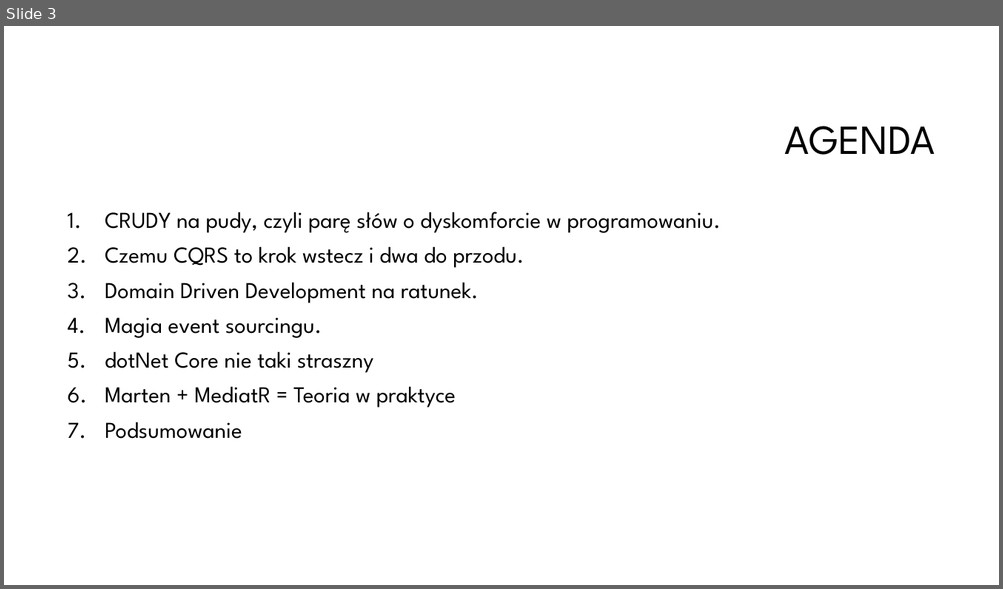
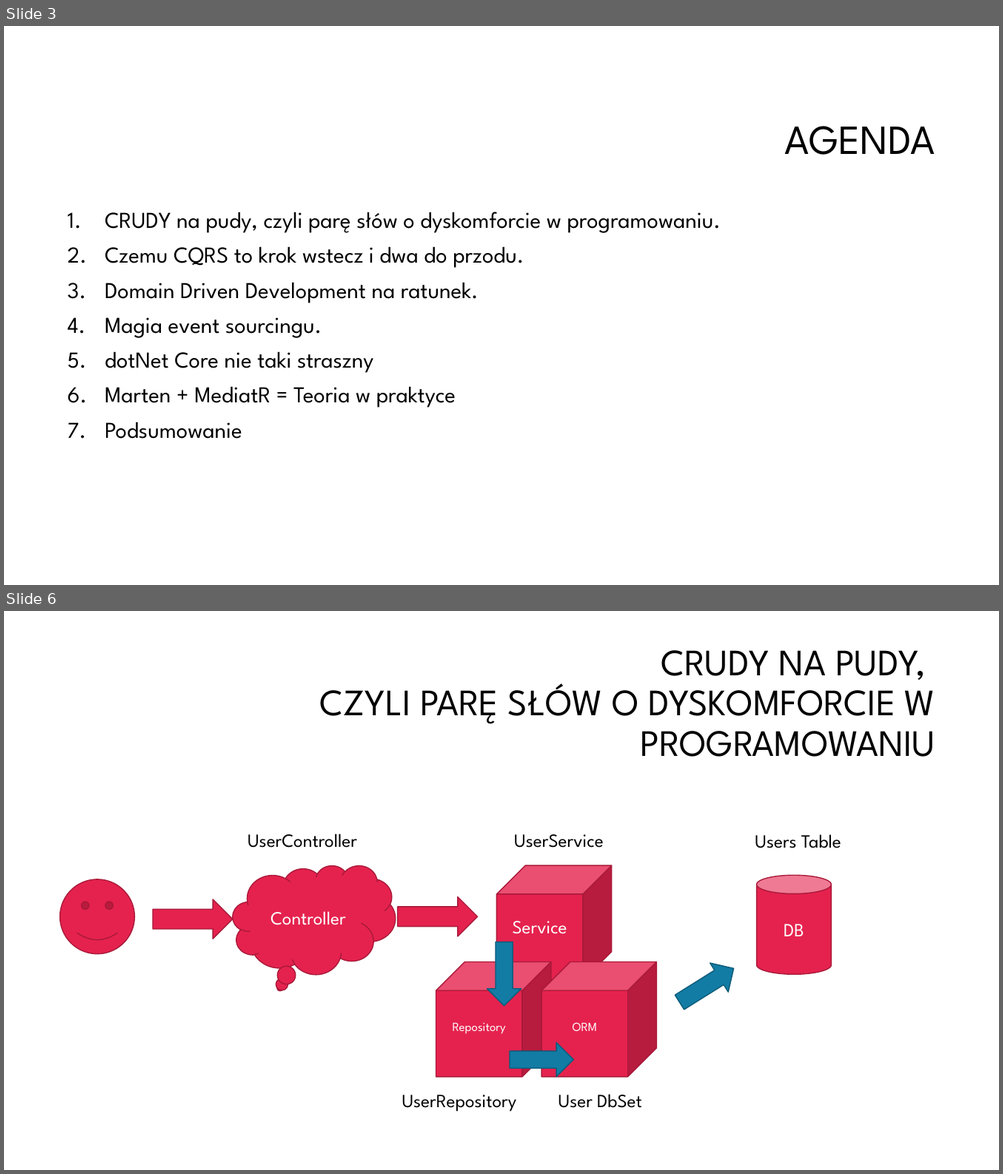
Before and after one commit to oskardudycz/EventSourcing.NetCore, a slide deck: Slides.pptx. Shown one above the other, each under a label of ours: slide 3 before the commit, slides 3 and 6 after it; the slides between them are not shown. The pictures are 1003x589 and 1003x1174 pixels, drawn with LibreOffice and Linux fonts; fonts in the diff are those of the drawing; background and template pictures are left out. Boxes give left, top, right and bottom in pixels: in the first picture for what was removed or moved away, otherwise in the second. Text is boxed around its words. In the diff, an @@ line names an element or a change of style, - is before the commit and + after.

```diff
--- a/Slides.pptx
+++ b/Slides.pptx
@@ slide 6 added at [4,611,999,1170], background #FFFFFF @@
@@ title added at [319,650,935,757], 36 pt, text #000000 @@
+CRUDY NA PUDY,
+CZYLI PARĘ SŁÓW O DYSKOMFORCIE W PROGRAMOWANIU
@@ text added at [247,834,357,848], 18 pt, text #000000 @@
+UserController
@@ text added at [514,834,603,848], 18 pt, text #000000 @@
+UserService
@@ text added at [754,834,841,849], 18 pt, text #000000 @@
+Users Table
@@ thought cloud added at [233,866,395,974], fill #E5224E, outline #A9193A 1 pt, 18 pt, text #FFFFFF @@
+Controller
@@ cube added at [496,866,612,980], fill #E5224E, outline #A9193A 1 pt, 18 pt, text #FFFFFF @@
+Service
@@ cylinder added at [757,875,831,974], fill #E5224E, outline #A9193A 1 pt, 18 pt, text #FFFFFF @@
+DB
@@ smiley face added at [60,880,134,954], fill #E5224E, outline #A9193A 1 pt @@
@@ right arrow added at [397,897,477,937], fill #E5224E, outline #A9193A 1 pt @@
@@ right arrow added at [153,900,233,940], fill #E5224E, outline #A9193A 1 pt @@
@@ down arrow added at [486,943,521,1006], fill #127CA4, outline #0D5C79 1 pt @@
@@ cube added at [436,963,551,1077], fill #E5224E, outline #A9193A 1 pt, 12 pt, text #FFFFFF @@
+Repository
@@ cube added at [541,963,656,1077], fill #E5224E, outline #A9193A 1 pt, 12 pt, text #FFFFFF @@
+ORM
@@ down arrow added at [671,954,743,1017], fill #127CA4, outline #0D5C79 1 pt @@
@@ down arrow added at [509,1043,573,1077], fill #127CA4, outline #0D5C79 1 pt @@
@@ text added at [402,1095,517,1112], 18 pt, text #000000 @@
+UserRepository
@@ text added at [558,1094,642,1108], 18 pt, text #000000 @@
+User DbSet
```
Also in this commit, not shown: 8 other slides added.
